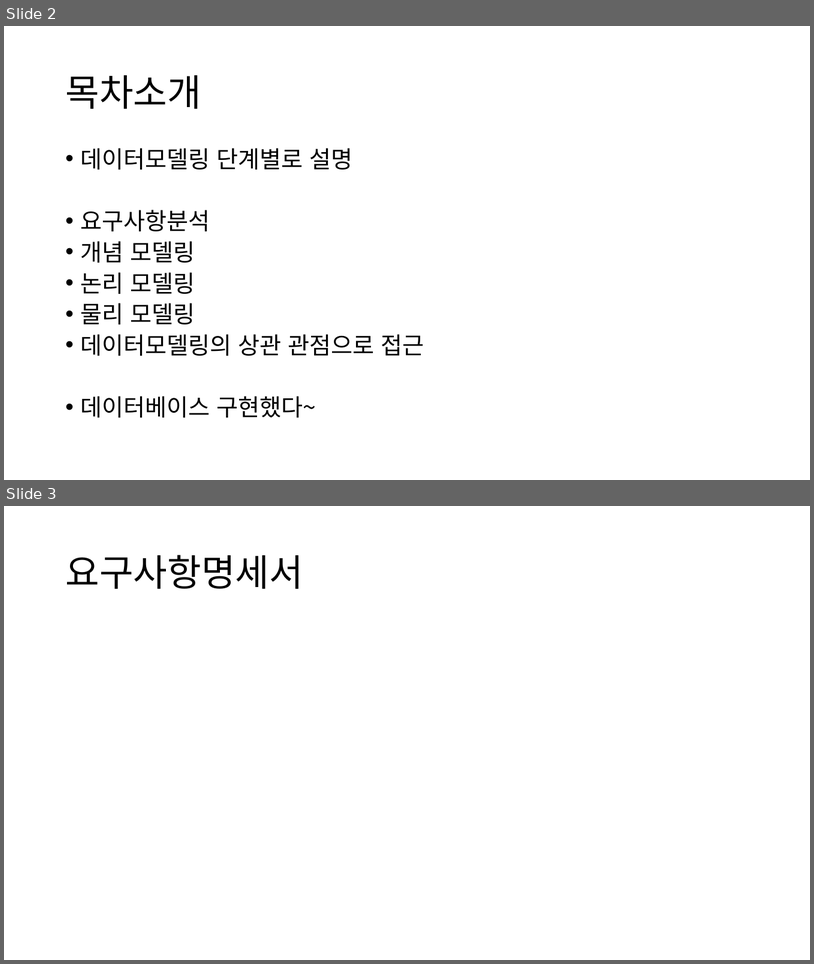
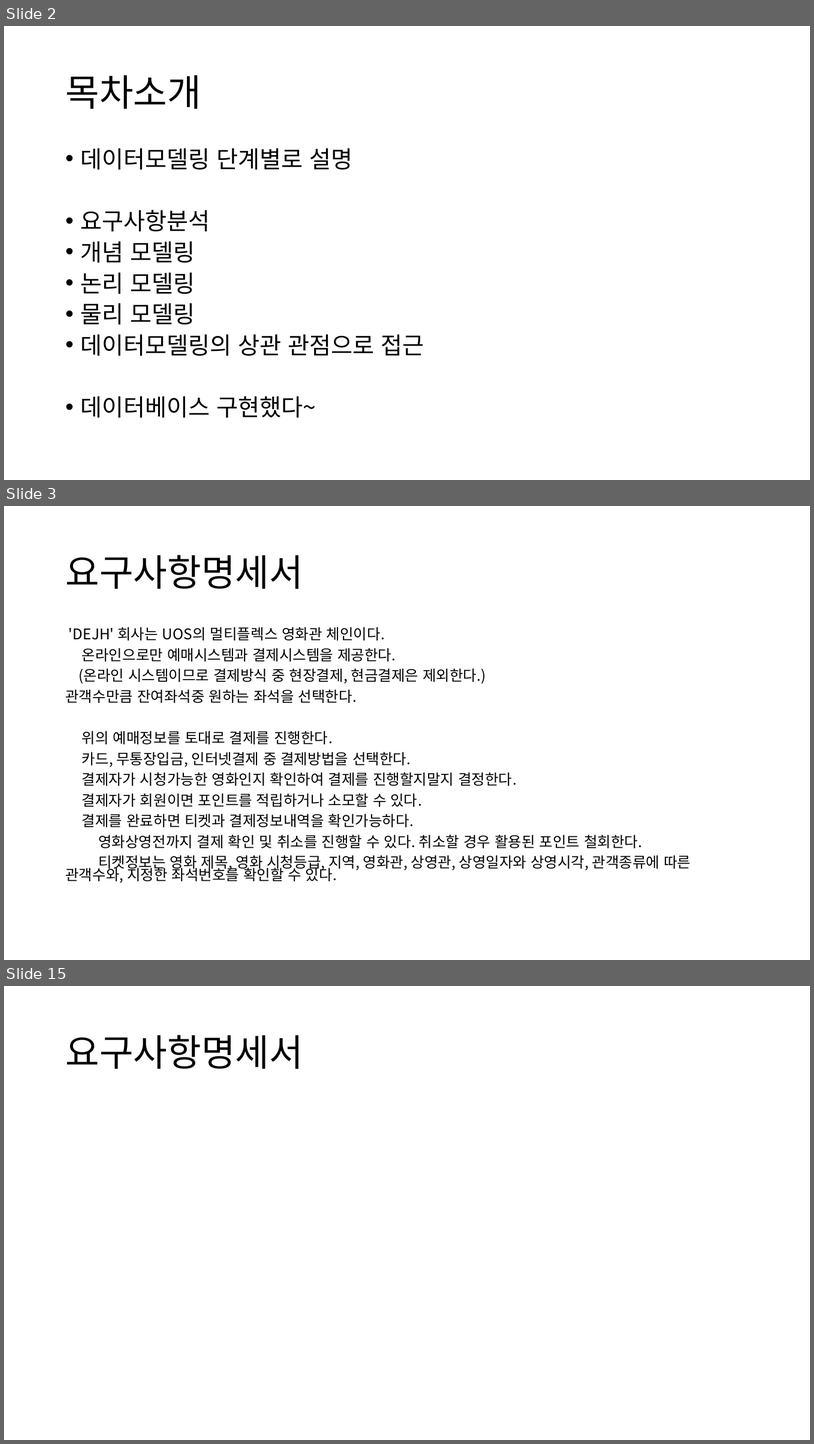
Before and after one commit to Cinema-System/My-Cinema, a slide deck: 중간발표/다은발표준비.pptx. Shown one above the other, each under a label of ours: slides 2 and 3 before the commit, slides 2, 3 and 15 after it; the slides between them are not shown. The pictures are 814x964 and 814x1444 pixels, drawn with LibreOffice and Linux fonts; fonts in the diff are those of the drawing. Boxes give left, top, right and bottom in pixels: in the first picture for what was removed or moved away, otherwise in the second. Text is boxed around its words. In the diff, an @@ line names an element or a change of style, - is before the commit and + after.

```diff
--- a/중간발표/다은발표준비.pptx
+++ b/중간발표/다은발표준비.pptx
@@ slide 3 added at (4,506,810,960), background #FFFFFF @@
@@ title added at (65,555,303,589), 44 pt, text #000000 @@
+요구사항명세서
@@ text added at (65,627,691,883), 17.5 pt, text #000000 @@
+'DEJH' 회사는 UOS의 멀티플렉스 영화관 체인이다.
+온라인으로만 예매시스템과 결제시스템을 제공한다.
+(온라인 시스템이므로 결제방식 중 현장결제, 현금결제은 제외한다.)
+관객수만큼 잔여좌석중 원하는 좌석을 선택한다.
+위의 예매정보를 토대로 결제를 진행한다.
+카드, 무통장입금, 인터넷결제 중 결제방법을 선택한다.
+결제자가 시청가능한 영화인지 확인하여 결제를 진행할지말지 결정한다.
+결제자가 회원이면 포인트를 적립하거나 소모할 수 있다.
+결제를 완료하면 티켓과 결제정보내역을 확인가능하다.
+영화상영전까지 결제 확인 및 취소를 진행할 수 있다. 취소할 경우 활용된 포인트 철회한다.
+티켓정보는 영화 제목, 영화 시청등급, 지역, 영화관, 상영관, 상영일자와 상영시각, 관객종류에 따른 관객수와, 지정한 좌석번호를 확인할 수 있다.
@@ what was slide 3 is now slide 15 @@
```
Also in this commit, not shown: 13 other slides added, 2 other files.
